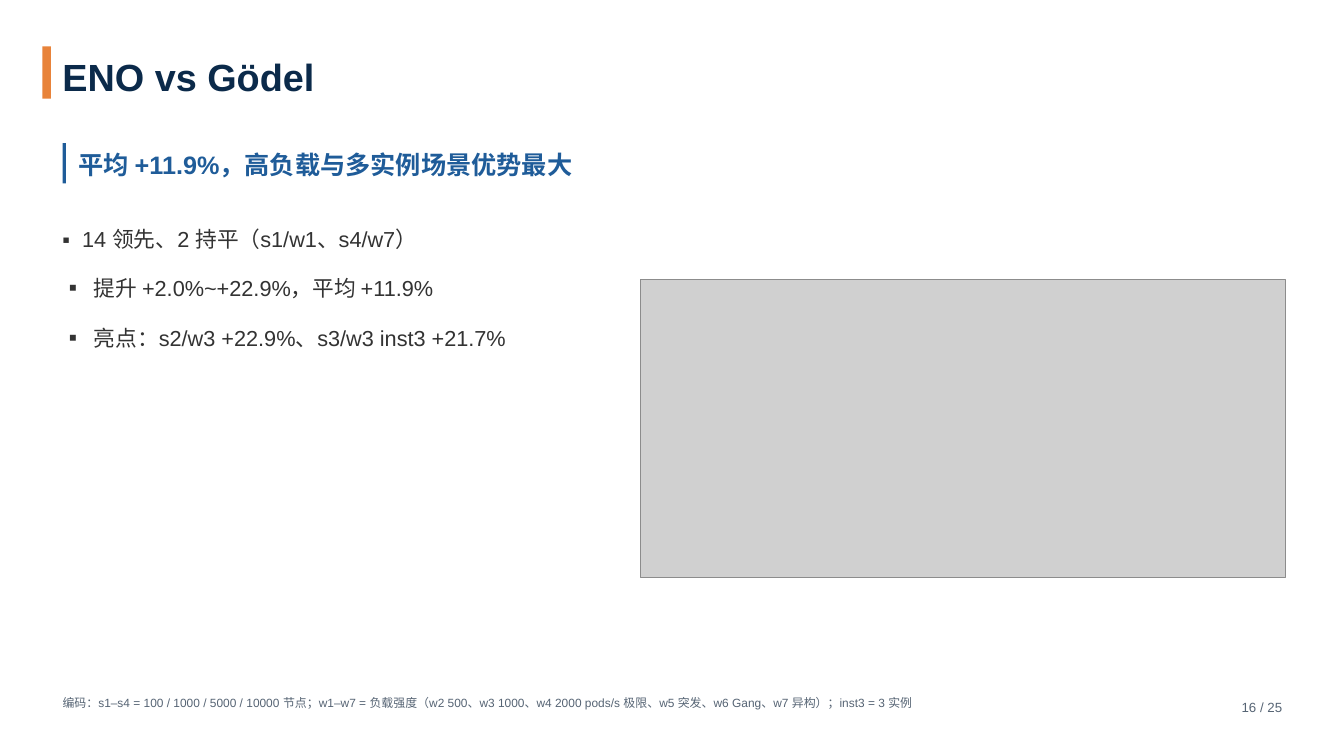
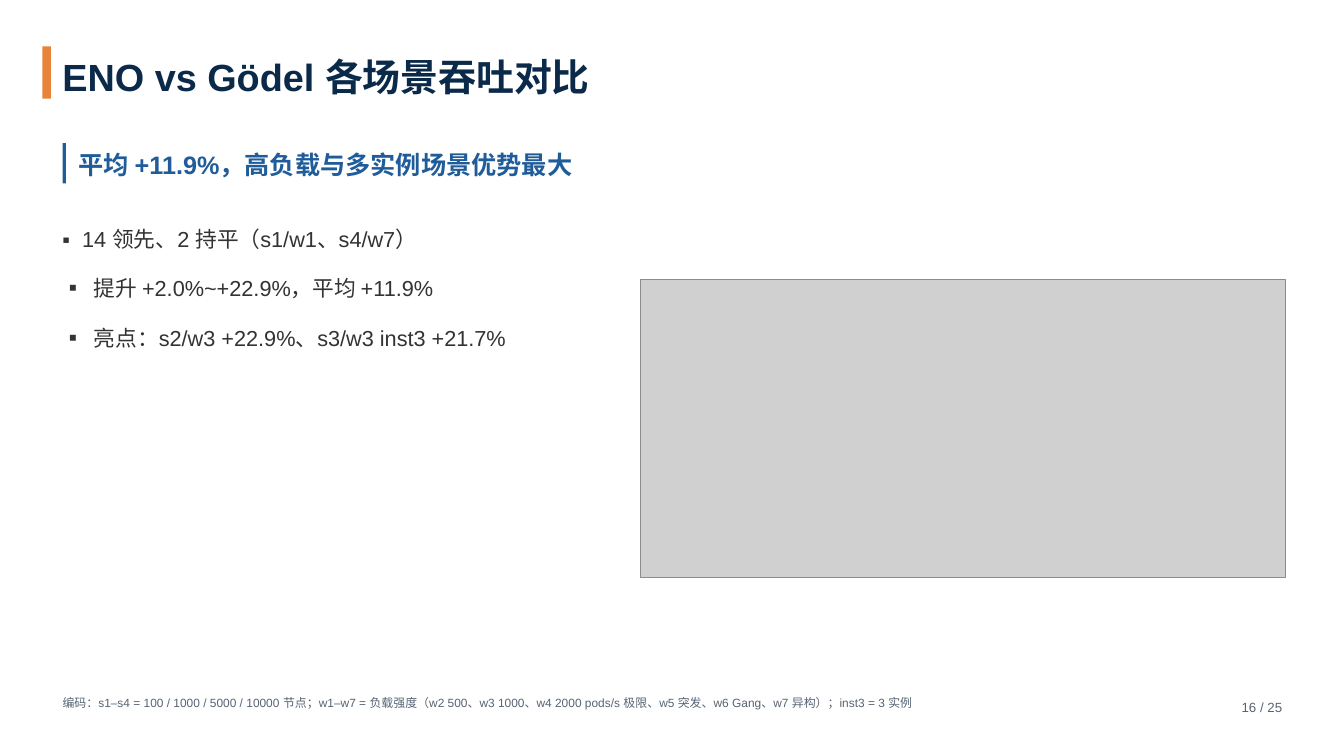
Before and after one commit to tengfei86/godel-scheduler, a slide deck: slide 16 of docs/thesis/defense/答辩PPT-基于etcd的分布式Kubernetes调度器.pptx. Drawn at 1344x756 pixels with LibreOffice and Linux fonts; fonts in the diff are those of the drawing; grey boxes stand for pictures. Boxes give left, top, right and bottom in pixels: in the first picture for what was removed or moved away, otherwise in the second. Text is boxed around its words. In the diff, an @@ line names an element or a change of style, - is before the commit and + after.

```diff
--- a/docs/thesis/defense/答辩PPT-基于etcd的分布式Kubernetes调度器.pptx
+++ b/docs/thesis/defense/答辩PPT-基于etcd的分布式Kubernetes调度器.pptx
@@ text at <box>62,58,590,95</box>: text changed @@
-ENO vs Gödel
+ENO vs Gödel 各场景吞吐对比
```
Also in this commit, not shown: 3 other files.
